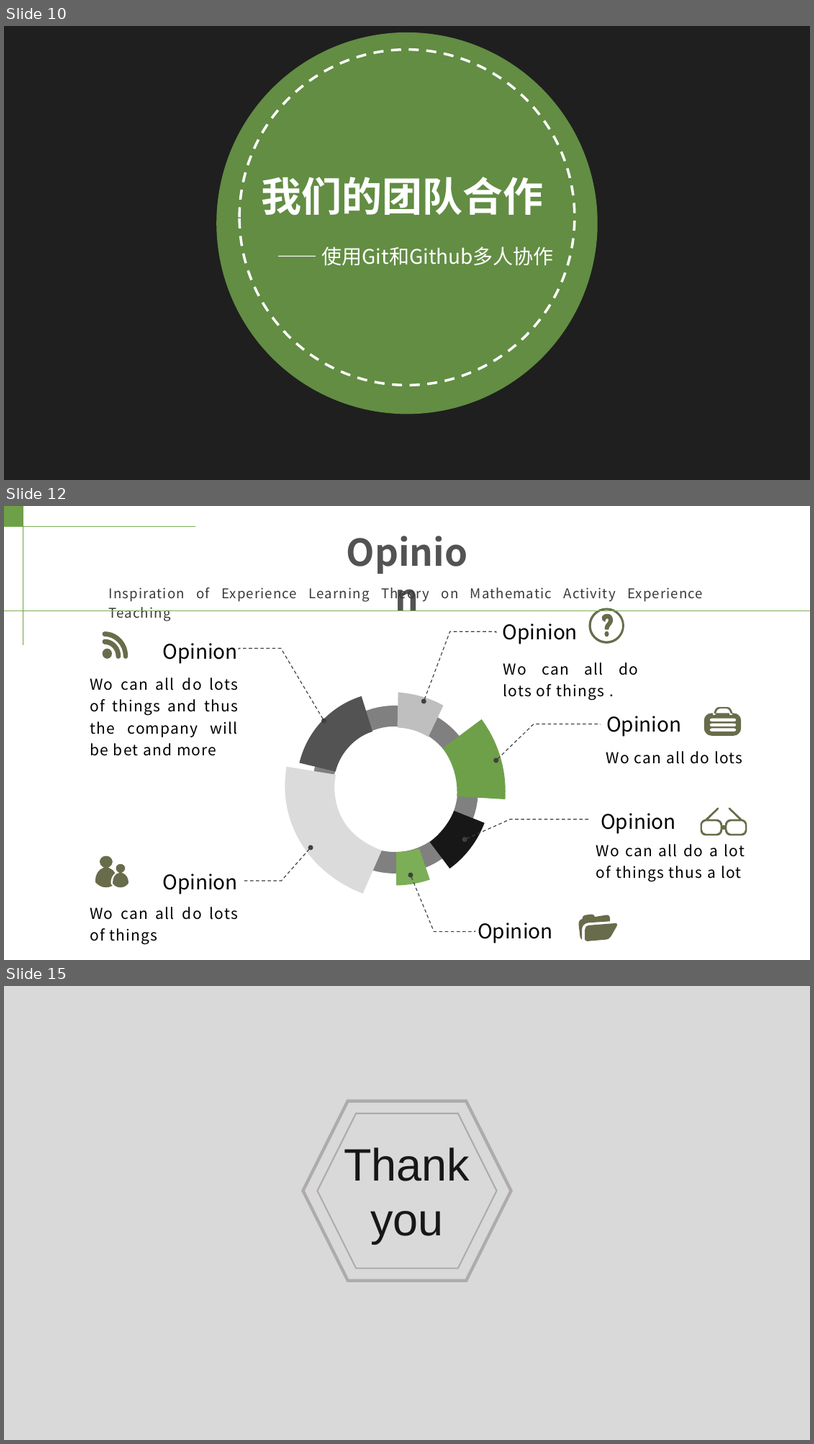
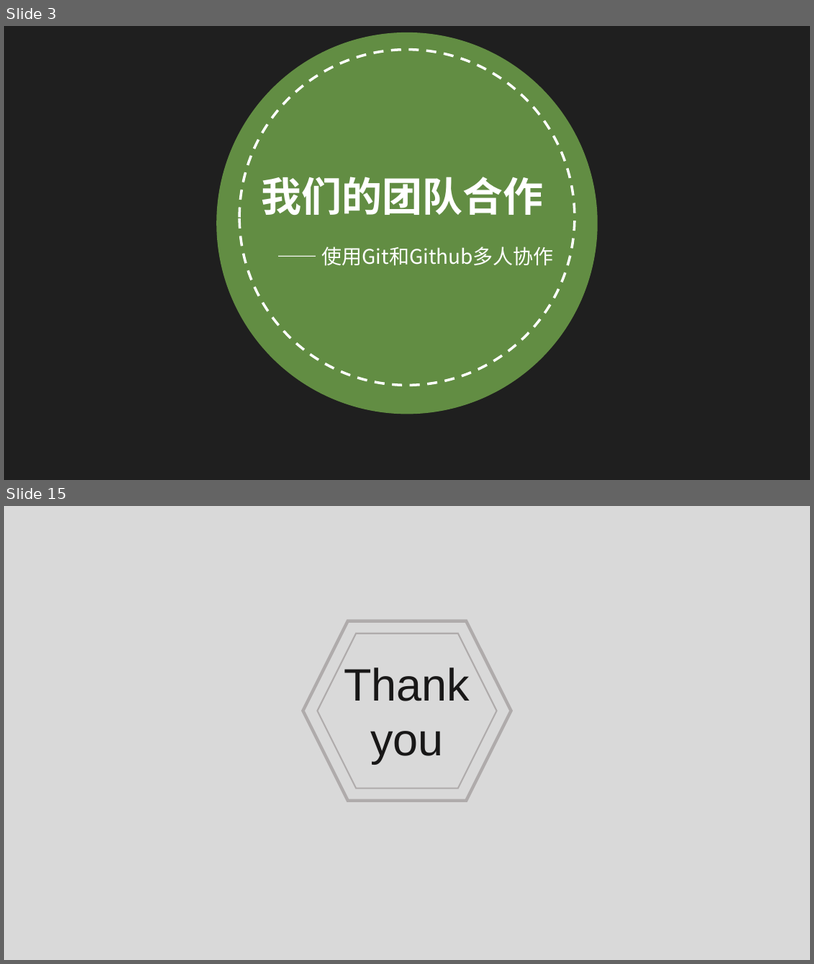
Before and after one commit to Erewhon-Lucy/BPLP_demo, a slide deck: 把你们的感想扔到这里/不向C语言低头小组.pptx. Shown one above the other, each under a label of ours: slides 10, 12 and 15 before the commit, slides 3 and 15 after it; the slides between them are not shown. The pictures are 814x1444 and 814x964 pixels, drawn with LibreOffice and Linux fonts; fonts in the diff are those of the drawing; background and template pictures are left out; a plain dark background stands for a picture behind light text. Boxes give left, top, right and bottom in pixels: in the first picture for what was removed or moved away, otherwise in the second. Text is boxed around its words. In the diff, an @@ line names an element or a change of style, - is before the commit and + after.

```diff
--- a/把你们的感想扔到这里/不向C语言低头小组.pptx
+++ b/把你们的感想扔到这里/不向C语言低头小组.pptx
@@ slide 12 removed at (4, 506, 810, 960), background #FFFFFF @@
@@ line removed from (4, 526) to (196, 526) @@
@@ rectangle removed at (4, 506, 23, 526) @@
@@ line removed from (23, 506) to (23, 645) @@
@@ text removed at (339, 527, 476, 577) @@
-Opinion
@@ text removed at (109, 587, 703, 602) @@
-Inspiration of Experience Learning Theory on Mathematic Activity Experience Teaching
@@ line removed from (4, 610) to (810, 610) @@
@@ group removed at (90, 608, 748, 944): 23 freeform shapes, 11 texts, 1 ellipse @@
-Opinion
-Wo can all do lots of things and thus the company will be bet and more
-Opinion
-Wo can all do lots of things
-Opinion
-Wo can all do lots of things .
-Opinion
-Wo can all do lots
-Opinion
-Wo can all do a lot of things thus a lot
-Opinion
@@ what was slide 10 is now slide 3 @@
```
Also in this commit, not shown: 7 slides changed, 3 slides added, 2 other slides removed, 3 other files.
